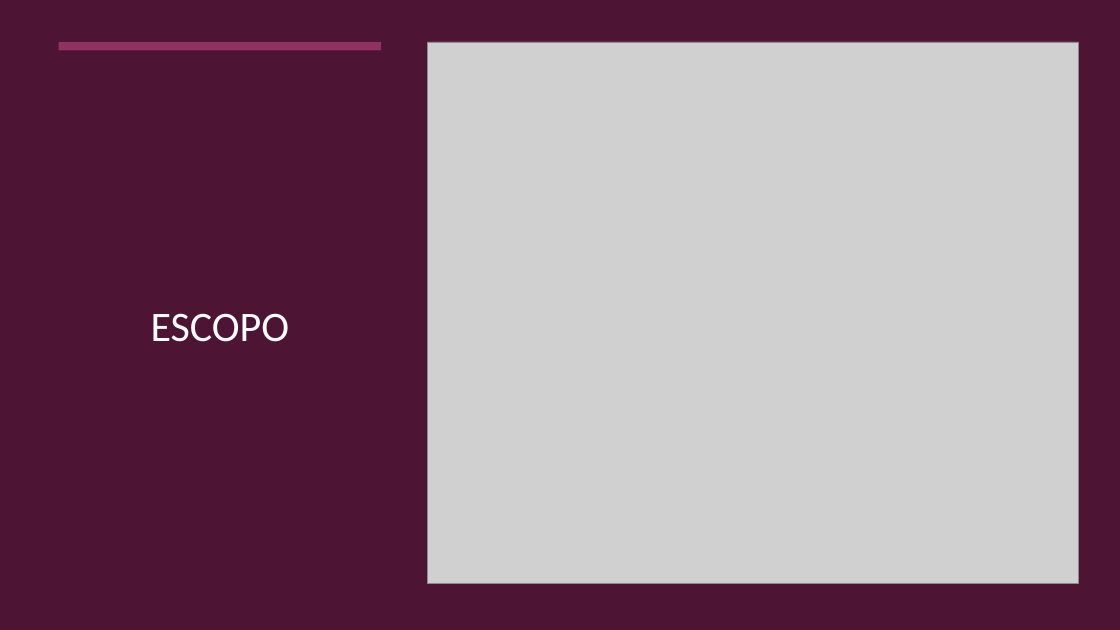
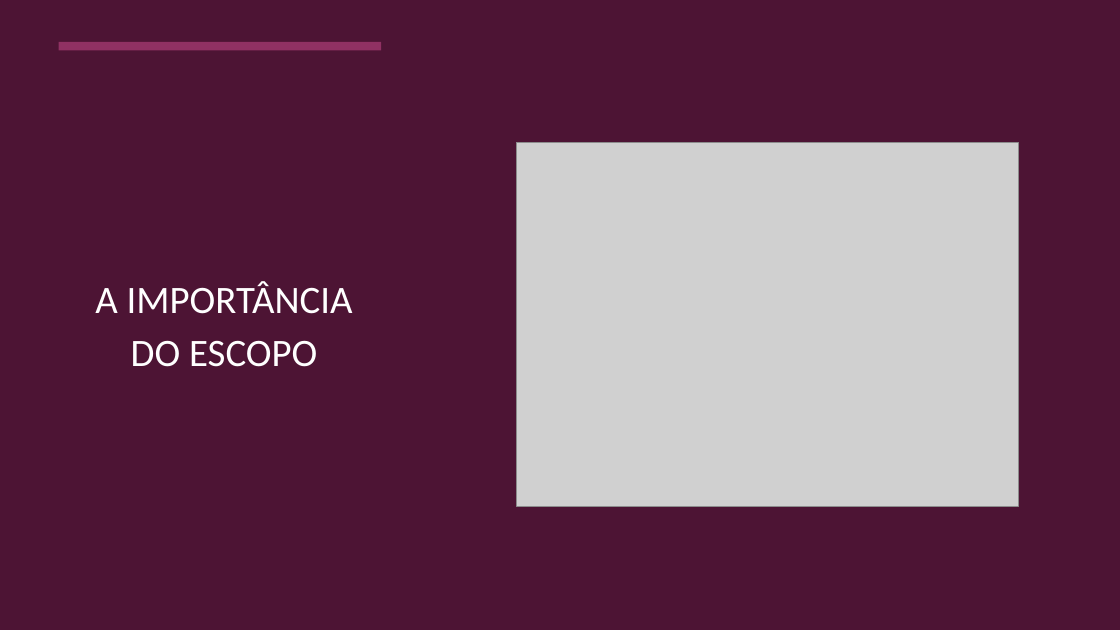
Before and after one commit to DanyloSPTech/1CCO, a slide deck: slide 4 of Socioemocional/Slides para dar aula/Escopo e Restrições.pptx. Drawn at 1120x630 pixels with LibreOffice and Linux fonts; fonts in the diff are those of the drawing; grey boxes stand for pictures. Boxes give left, top, right and bottom in pixels: in the first picture for what was removed or moved away, otherwise in the second. Text is boxed around its words. In the diff, an @@ line names an element or a change of style, - is before the commit and + after.

```diff
--- a/Socioemocional/Slides para dar aula/Escopo e Restrições.pptx
+++ b/Socioemocional/Slides para dar aula/Escopo e Restrições.pptx
@@ picture: place and size @@
-picture at [428, 42, 1079, 584]
+picture at [517, 143, 1018, 507]
@@ text at [95, 281, 353, 367]: text changed; size 36 to 33.3 pt @@
-ESCOPO
+A IMPORTÂNCIA
+DO ESCOPO
```
Also in this commit, not shown: 2 other slides changed, 6 slides added, 3 slides removed.
